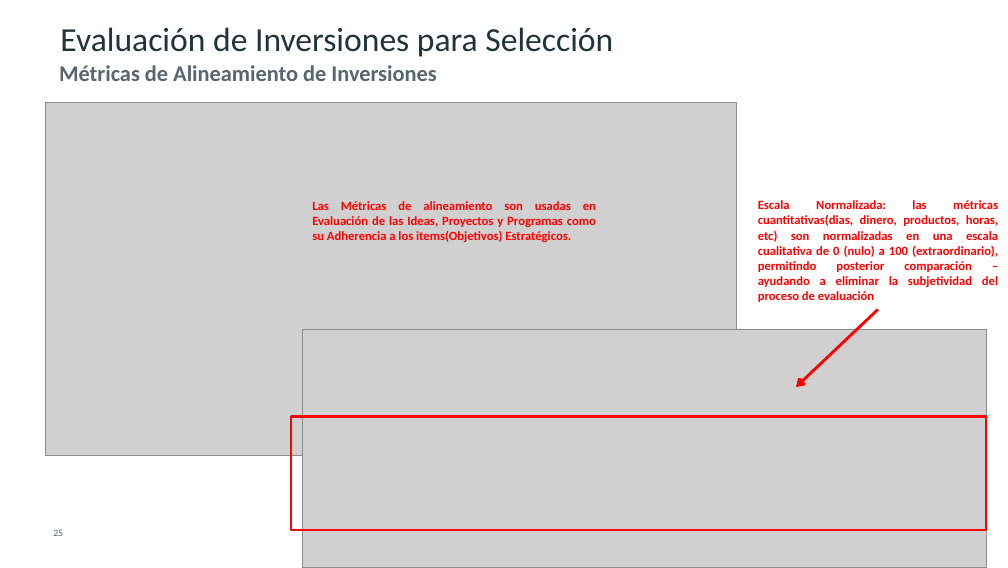
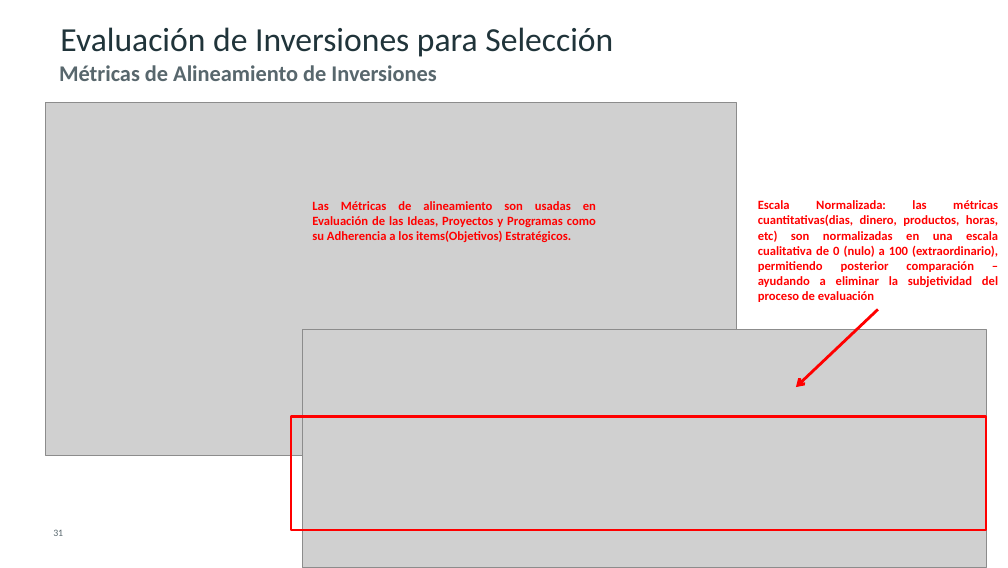
Before and after one commit to CALATAMITBMCOE/Strategic-Alignment, a slide deck: slide 31 of Documentation/CA PPM for Strategic Planning and Execution_ES.pptx (slide 25 before the commit). Drawn at 1008x568 pixels with LibreOffice and Linux fonts; fonts in the diff are those of the drawing; grey boxes stand for pictures; background and template pictures are left out. Boxes give left, top, right and bottom in pixels: in the first picture for what was removed or moved away, otherwise in the second. Text is boxed around its words. In the diff, an @@ line names an element or a change of style, - is before the commit and + after.

```diff
--- a/Documentation/CA PPM for Strategic Planning and Execution_ES.pptx
+++ b/Documentation/CA PPM for Strategic Planning and Execution_ES.pptx
@@ text at [758,200,998,302]: text changed @@
-Escala Normalizada: las métricas cuantitativas(dias, dinero, productos, horas, etc) son normalizadas en una escala cualitativa de 0 (nulo) a 100 (extraordinario), permitindo posterior comparación – ayudando a eliminar la subjetividad del proceso de evaluación
+Escala Normalizada: las métricas cuantitativas(dias, dinero, productos, horas, etc) son normalizadas en una escala cualitativa de 0 (nulo) a 100 (extraordinario), permitiendo posterior comparación – ayudando a eliminar la subjetividad del proceso de evaluación
@@ page number at [53,529,63,536]: text changed @@
-25
+31
```
Also in this commit, not shown: 17 other slides changed, 1 slide added, 3 other files.
